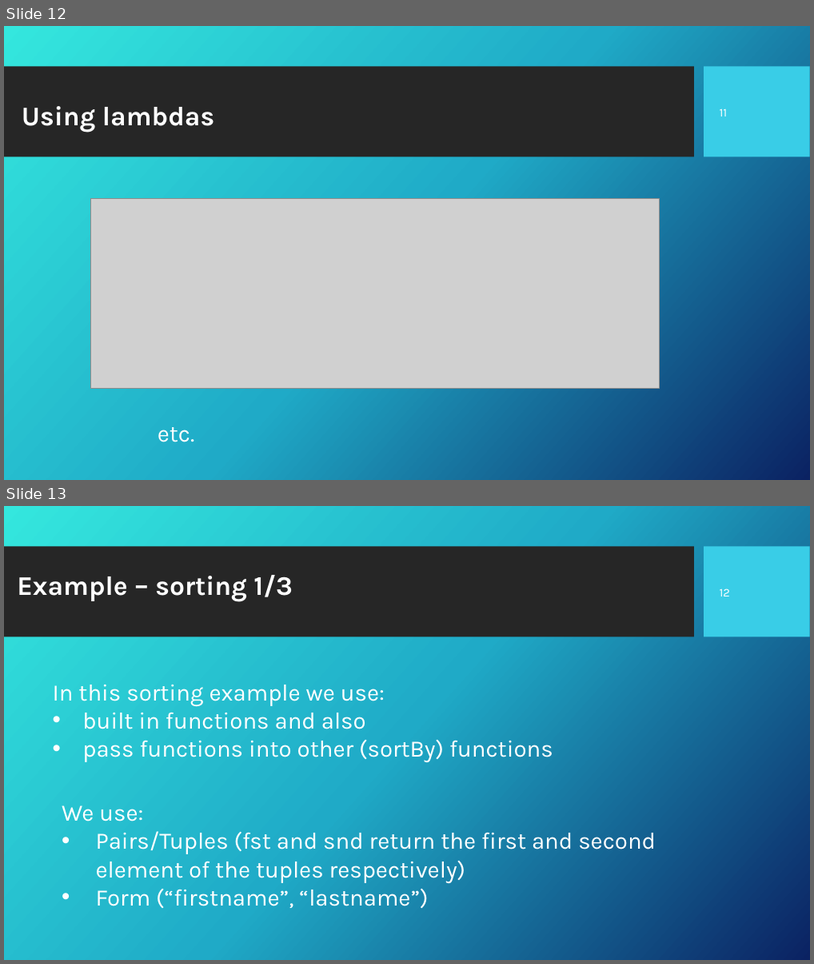
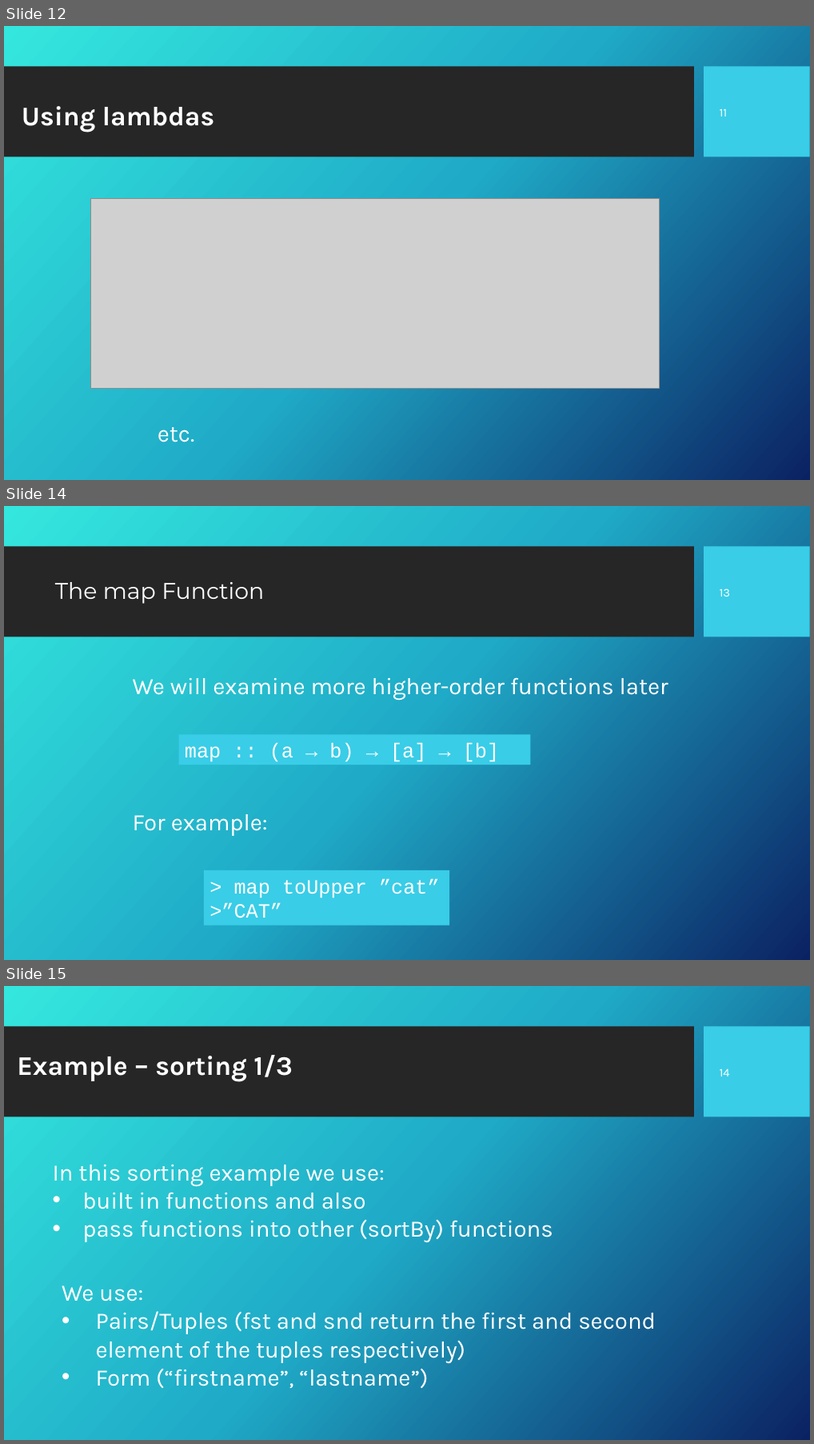
Before and after one commit to Fun-Prog-26/fun-prog-26, a slide deck: topic04-functions-and-lambda-calculus/unit-04a-lectures/wip/talk-3/c-first-class.pptx. Shown one above the other, each under a label of ours: slides 12 and 13 before the commit, slides 12, 14 and 15 after it; the slides between them are not shown. The pictures are 814x964 and 814x1444 pixels, drawn with LibreOffice and Linux fonts; fonts in the diff are those of the drawing; grey boxes stand for pictures; background and template pictures are left out. Boxes give left, top, right and bottom in pixels: in the first picture for what was removed or moved away, otherwise in the second. Text is boxed around its words. In the diff, an @@ line names an element or a change of style, - is before the commit and + after.

Commit message:
break down first class functions ppt into 2

```diff
--- a/topic04-functions-and-lambda-calculus/unit-04a-lectures/wip/talk-3/c-first-class.pptx
+++ b/topic04-functions-and-lambda-calculus/unit-04a-lectures/wip/talk-3/c-first-class.pptx
@@ slide 14 added at (4, 506, 810, 960), background picture (left out); not listed: 2 template elements that a slide beside it also shows @@
@@ title added at (55, 582, 264, 604), 27 pt, text #FFFFFF @@
+The map Function
@@ page number added at (720, 588, 731, 596), 14 pt, text #FFFFFF @@
+13
@@ text added at (133, 677, 669, 700), 28 pt, text #FFFFFF @@
+We will examine more higher-order functions later
@@ rectangle added at (179, 734, 531, 764), fill #39CDE7, 24 pt, text #FFFFFF @@
+map :: (a → b) → [a] → [b]
@@ text added at (133, 814, 268, 836), 28 pt, text #FFFFFF @@
+For example:
@@ rectangle added at (204, 870, 450, 925), fill #39CDE7, 24 pt, text #FFFFFF @@
+> map toUpper ”cat”
+>”CAT”
@@ what was slide 13 is now slide 15 @@
@@ page number at (720, 1068, 730, 1076): text changed @@
-12
+14
```
Also in this commit, not shown: 1 other slide added, 13 slides removed, 13 other files.
